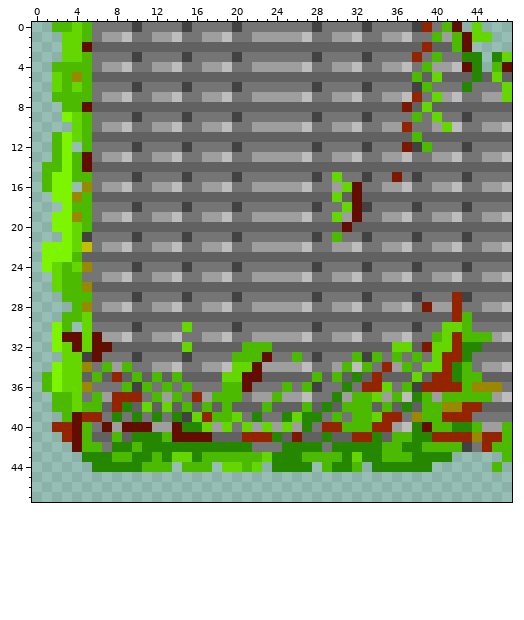
Pixel-art sprite -- Resources/Textures/Tiles/Tileset01/tileset01_11.png. The picture above was drawn from the file before the commit.
The file is 192x192 pixels, drawn in blocks of 4x4; one block is one cell here.
New version:
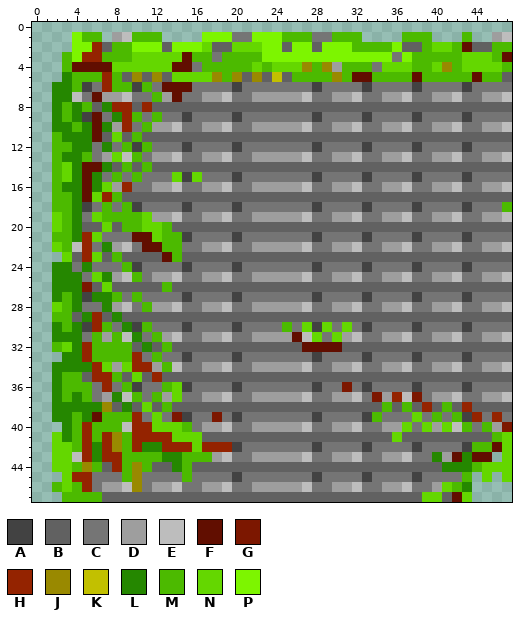
Palette (. is transparent): A #424242  B #616161  C #757575  D #9e9e9e  E #bdbdbd  F #610e00  G #7c1700  H #942300  J #998900  K #c2c000  L #258700  M #4cba00  N #64d700  P #7df500
Diff:
Changed rows in their new state; - is an unchanged pixel.
first column x 1:
 0 -.........................................-.---
 1 --.P-M.--MMM....PPP--PPPMMM--MMM....MMM...M..DE
 2 --.PPH-MMPPP-PPPN--NNNPP-PP-PPPMMMMP--MNN--BBMM
 3 --MPHHMMMNNNNNFMM-MMMMPPPPPPPPPPPPP-PMM-MMNNNMF
 4 -.-FFFFNNNNNNFF-MMMMMNMNNNJMJ-MMM-NNNM-NJMNNNNM
 5 -.LM-MHM-J-J-NNNNJMJ-J-K-MMMMJMFFMMMMFMMMMMFMM-
 6 -LLMA-HMM-M-FFF-----------------------C---A---C
 7 -LLECF-----M-F-----------------------C-D------E
 8 -L-LM-LHH-H-------------------------B-B--------
 9 -LMLAF-LHM-M-------------------------A-C-------
10 -LLMLFL-H-M-------------------------E---D------
11 --LLLF-N-M---------------------------B---------
12 --MLL-L-M-M-------------------------C-C--------
13 --LLM--N-M-------------------------------------
14 .-NL-FL-M-M------------------------------------
15 .MNLFL-M-M---N-N-------------C-----C-----------
16 .MLLFLN-H---------------------DE---------------
17 -MMLFNHM---------------------B-B---------------
18 -MMLA-M-M---------------------CC--------------M
19 -NMLCNMMMMN------------------D-E---------------
20 -NMLB-N-MMNNM-----------------B----------------
21 -MMLHN---FFNMM---------------C-----------------
22 .NMEH-L---FFMM---------------------------------
23 ..NBHN-M----FM---------------------------------
24 .LLCL---M--------------------------------------
25 -LLL-NL--M-------------------------------------
26 -LLLG-N-----M----------------------------------
27 -L-LALLM-M-------------------------------C-----
28 -NMLC-L---M---------------------------C--E-----
29 -M-BLH-L---------------------------------BB----
30 -L-LAHM-L-M---A---------M-N-N-N---------CCA----
31 -LLLCM-M-L-M-------------F-N-N---------DDECCD--
32 -M-LHMMMM-L-M-B-----BBB---FFFF-----BB-BBBBBB---
33 --LLHMMMMH-M-------ACCC--C-----C-C-C-A-CCCA----
34 -LLLLHN-NHH-M------CCD--------D-C-D-E-CDDEC----
35 .LMM-HHM-N-H-B----BBBB-----B-B-B-B---B-BBBBB---
36 .LMMM-H---C--NA---CAC---C-C---G-ACC-C-CCCCACCC-
37 -L-LMC-LEM---N-C-DEC---D-----D-ECG-H-GC-DECCD--
38 -LLLLLJB----M-B-B-B---B---B-B-BBB---M-HBMB-B---
39 -LLMLFMMMH-N-G-CCGCA-C--CCCA-C-CAMCC-NC-CMAH-H-
40 -.LMHMMMEHHNNNMCD-E-C-D-D-E-CDDECCD-NCNDNEMCM-G
41 -NLMHMHJMHHHHNNNB---BBBB-B--B--BBB-NBBBBBBBBBMN
42 -NNMHLHJMH--HHHNHHHAC---CCCA-CCCACCCCACCCC-MMFN
43 -NNEH-HH-MM--LMM-DECCDDDDDECCDDECCDDECC-DFLFF-N
44 -NNMJMBHMJ-BBL-BBBBBBBBBBBBBBBBBBBBBBBBBLLLMNNN
45 --NHHCCCMJCCCCMCCCCACCCCCCCACCCCACCCCACCCCM-N-N
46 -MNMHCDDEJCDDECCDDECCDDDDDECCDDECCDDECCDNML----
47 --MMMMBBBBBBBBBBBBBBBBBBBBBBBBBBBBBBBBNNBFN----
Where, in picture pixels (left, top, right, bottom), the same in both pictures:
changed: (42, 22, 512, 502)
